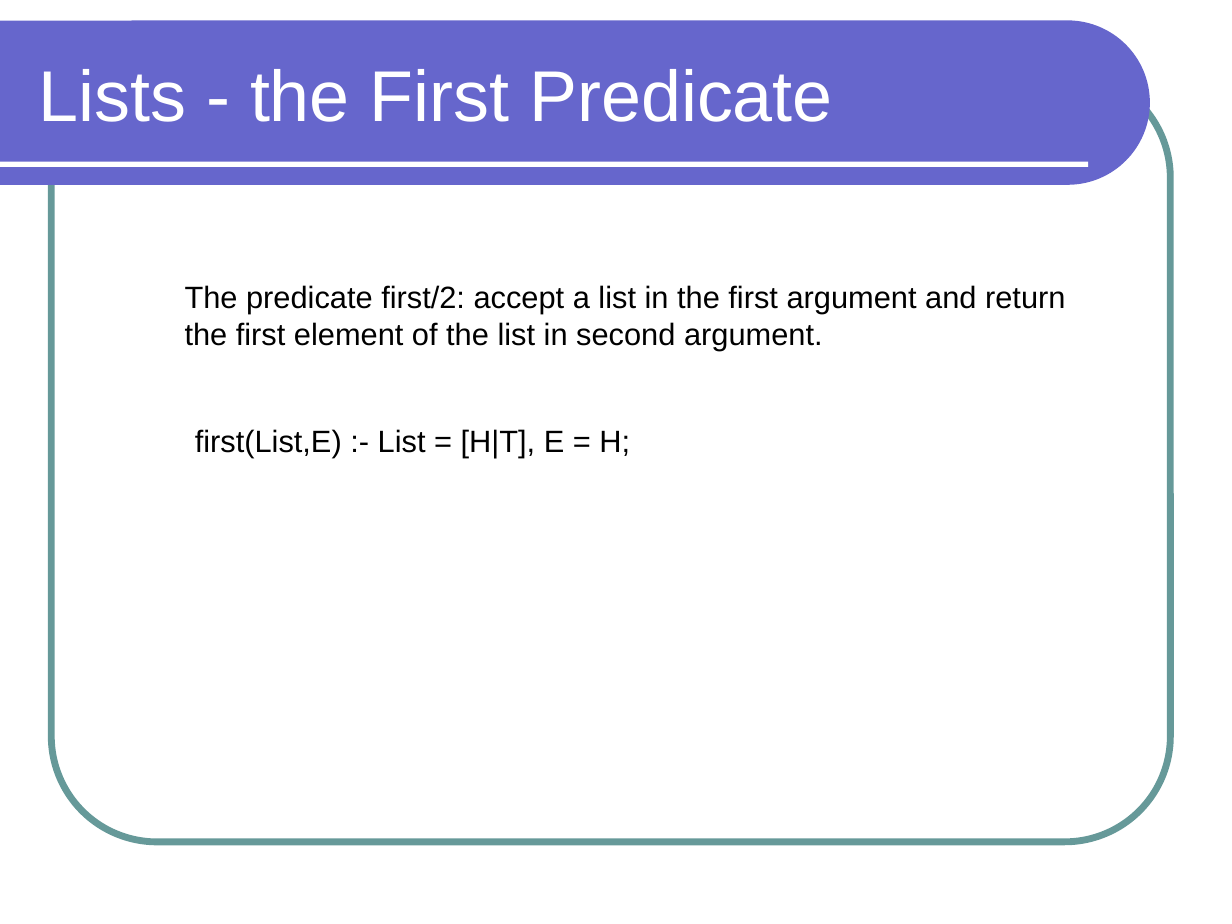
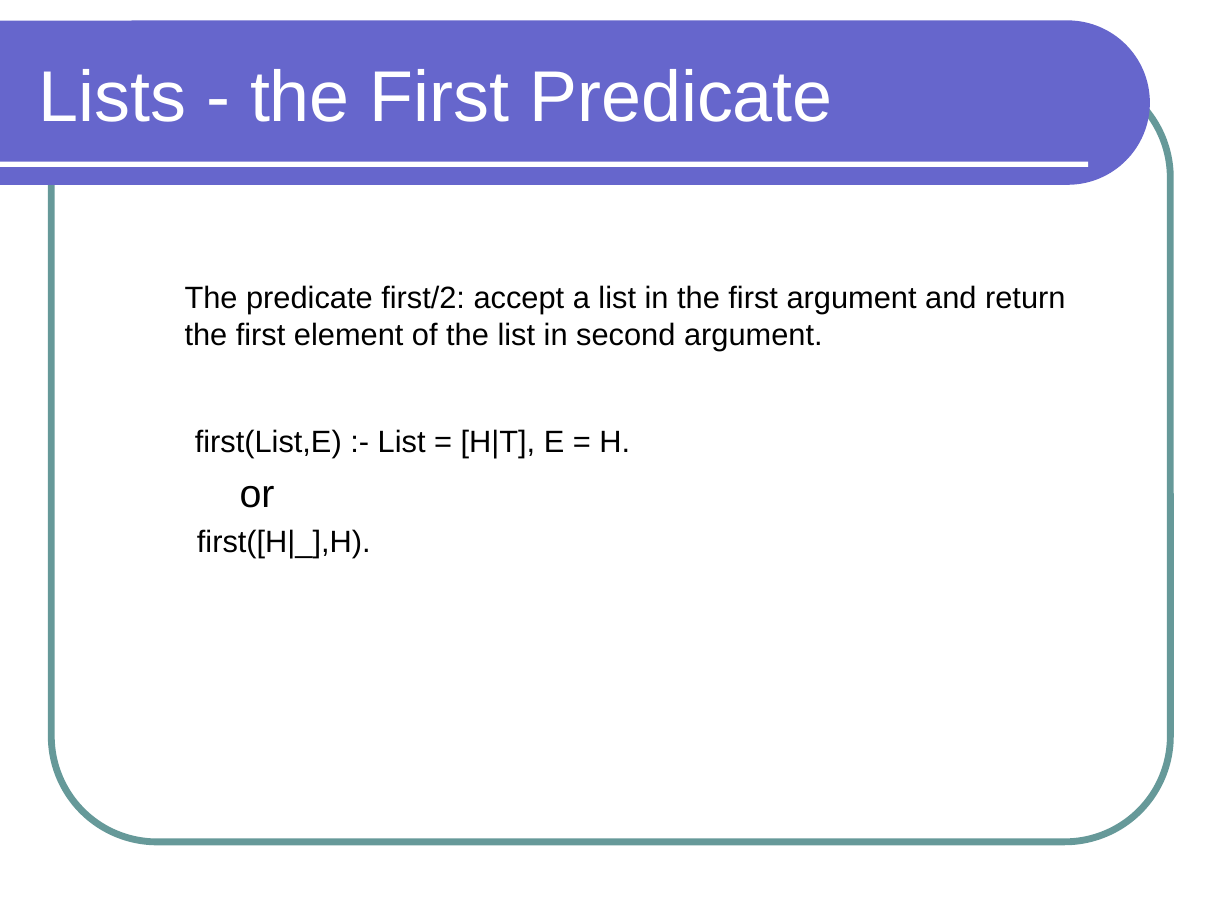
Before and after one commit to lutzhamel/phl-prolog, a slide deck: slide 27 of philosophy-prolog.pptx. Drawn at 1232x924 pixels with LibreOffice and Linux fonts; fonts in the diff are those of the drawing. Boxes give left, top, right and bottom in pixels: in the first picture for what was removed or moved away, otherwise in the second. Text is boxed around its words. In the diff, an @@ line names an element or a change of style, - is before the commit and + after.

```diff
--- a/philosophy-prolog.pptx
+++ b/philosophy-prolog.pptx
@@ text at (x1=195, y1=429, x2=630, y2=458): text changed @@
-first(List,E) :- List = [H|T], E = H;
+first(List,E) :- List = [H|T], E = H.
@@ text added at (x1=240, y1=486, x2=275, y2=508), 23 pt, text #000000 @@
+or
@@ text added at (x1=197, y1=529, x2=371, y2=557), 18 pt, text #000000 @@
+first([H|_],H).
```
Also in this commit, not shown: 3 other slides changed, 1 slide added, 1 other file.
